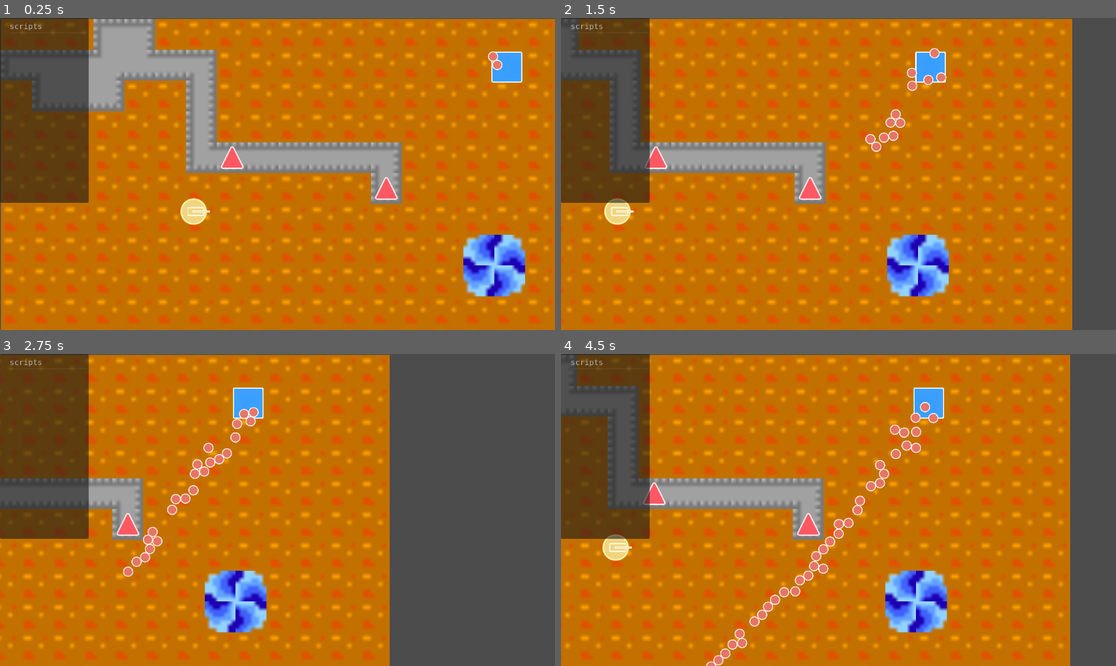
Above: before the commit, frames 1-4 (two rows, left to right).
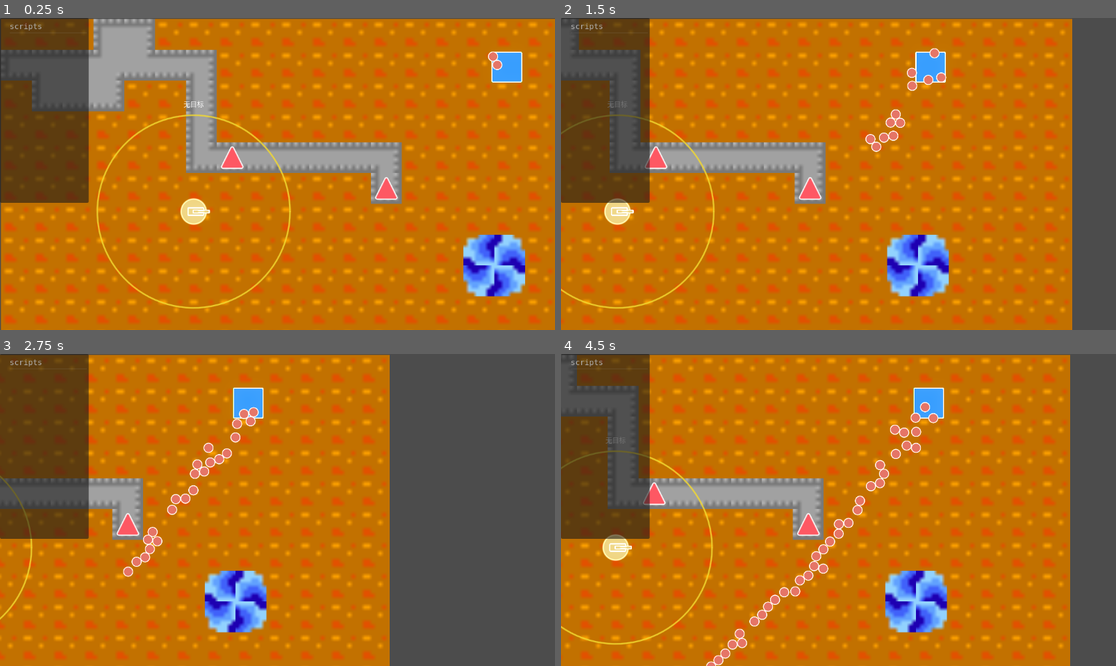
Above: after the commit, the same moments.

Repository: EEEEEEEEthan/BotDefence
Game: Godot game, scene res://Game.tscn
The game is run twice, just before and just after one commit, with the same random seed, the same clock (stepped at 60 frames per second) and the same inputs.
Inputs (mouse positions are in pixels of both pictures, inside the frame that each line leads up to):
- Up to frame 1 (0.25 s): no input
- Up to frame 2 (1.5 s): tap Enter at 0.5 s; move the mouse to (960, 158) at 0.52 s; hold D 0.53-1.25 s; hold Ctrl 0.53-1.25 s; click (960, 158) at 0.67 s; drag from (727, 189) to (810, 236) at 1.27 s
- Up to frame 3 (2.75 s): move the mouse to (333, 441) at 2.02 s; hold D from 2.03 s (still down); hold Ctrl from 2.03 s (still down); click (333, 441) at 2.17 s
- Up to frame 4 (4.5 s): release D at 2.75 s; release Ctrl at 2.75 s; drag from (810, 572) to (672, 463) at 2.77 s; move the mouse to (1005, 556) at 3.52 s; hold A 3.53-4.25 s; hold Ctrl 3.53-4.25 s; click (1005, 556) at 3.67 s; drag from (672, 463) to (755, 432) at 4.27 s

The runs differ from the first frame. In frame 1, 0.7% of the frame differs, in the area x 17-53%, y 26-94%; in frame 2, 0.5%; in frame 3, 0.1%; in frame 4, 0.5%.

Commit message:
Refactor Tower logic and enhance debug features
- Updated Tower.gd to include debug drawing options, allowing visualization of detection radius and closest monster in the editor.
- Modified Tower.tscn to enable debug features and set initial parameters for detection radius and drawing behavior.
- Renamed RoundedRect node in RoundedRect.tscn for consistency and adjusted shader parameters for improved visual representation.

Diff:
--- a/Geometry/RoundedRect.tscn
+++ b/Geometry/RoundedRect.tscn
@@ -156,7 +156,8 @@
 	set_instance_shader_parameter(&\"outline_soft\", outline_soft)
 "
 
-[node name="RoundedRect9Slice" type="Sprite2D" unique_id=2143062605]
+[node name="RoundedRect" type="Sprite2D" unique_id=2143062605]
+process_mode = 4
 material = SubResource("ShaderMaterial_rounded_rect_9slice")
 instance_shader_parameters/corner_radius = 3.0
 instance_shader_parameters/fill_color = Color(0.22, 0.62, 1, 1)
--- a/Tower/Tower.gd
+++ b/Tower/Tower.gd
@@ -1,15 +1,33 @@
+@tool
 extends Node2D
+
+const GROUP_TOWER_DEBUG_PICK: String = "tower_debug_pick"
 
 ## 索敌半径（与 `intersect_shape` 的圆形查询一致）
 @export var detection_radius: float = 600.0
 ## 单次查询最多返回的碰撞体数量，应不小于场上怪物数量
 @export var max_monster_query_results: int = 128
 
+@export_group("调试绘制")
+## 开启后才会执行绘制逻辑（运行时还可受「仅聚焦时」限制）
+@export var debug_draw_enabled: bool = false
+## 运行时：仅在被鼠标点选聚焦后绘制；编辑器无法获知场景树选中，请用「编辑器中显示」
+@export var debug_draw_only_when_focused: bool = true
+## 在编辑器中显示索敌圆与连线（不依赖运行游戏）
+@export var debug_show_in_editor: bool = false
+## 左键点选塔的判定半径（世界单位）
+@export var debug_pick_radius: float = 80.0
+
 ## 怪物刚体在 `Monster.tscn` 中设为 collision_layer = 2
 const MONSTER_COLLISION_MASK: int = 2
 
 var _circle_shape: CircleShape2D
 var _shape_query: PhysicsShapeQueryParameters2D
+
+var _closest_monster: CollisionObject2D = null
+var _closest_distance: float = 0.0
+var _debug_focused: bool = false
+var _drew_debug_last_frame: bool = false
 
 
 func _ready() -> void:
@@ -19,17 +37,119 @@
 	_shape_query.collision_mask = MONSTER_COLLISION_MASK
 	_shape_query.collide_with_areas = false
 	_shape_query.collide_with_bodies = true
+	add_to_group(GROUP_TOWER_DEBUG_PICK)
+	set_process_unhandled_input(true)
+	set_process(Engine.is_editor_hint())
+
+
+func _process(_delta: float) -> void:
+	if not Engine.is_editor_hint():
+		return
+	if debug_draw_enabled and debug_show_in_editor:
+		_refresh_closest_monster()
+	if _drew_debug_last_frame or (debug_draw_enabled and debug_show_in_editor):
+		queue_redraw()
 
 
 func _physics_process(_delta: float) -> void:
+	if Engine.is_editor_hint():
+		return
+	if debug_draw_enabled and (not debug_draw_only_when_focused or _debug_focused):
+		_refresh_closest_monster()
+	if _drew_debug_last_frame or _should_draw_debug():
+		queue_redraw()
+
+
+func _unhandled_input(event: InputEvent) -> void:
+	if Engine.is_editor_hint():
+		return
+	if not debug_draw_enabled or not debug_draw_only_when_focused:
+		return
+	if not (event is InputEventMouseButton):
+		return
+	var mouse_button_event: InputEventMouseButton = event
+	if not mouse_button_event.pressed:
+		return
+	if mouse_button_event.button_index != MOUSE_BUTTON_LEFT:
+		return
+
+	var mouse_global: Vector2 = get_global_mouse_position()
+	var pick_radius_squared: float = debug_pick_radius * debug_pick_radius
+	var towers: Array[Node] = get_tree().get_nodes_in_group(GROUP_TOWER_DEBUG_PICK)
+
+	var focused_tower: Node2D = null
+	var closest_pick_distance_squared: float = INF
+
+	for tower_node in towers:
+		if not tower_node is Node2D:
+			continue
+		var tower_transform_node: Node2D = tower_node as Node2D
+		var distance_squared: float = tower_transform_node.global_position.distance_squared_to(mouse_global)
+		if distance_squared <= pick_radius_squared and distance_squared < closest_pick_distance_squared:
+			closest_pick_distance_squared = distance_squared
+			focused_tower = tower_transform_node
+
+	for tower_node in towers:
+		if not tower_node.has_method("_apply_debug_focus"):
+			continue
+		tower_node._apply_debug_focus(focused_tower == tower_node)
+
+
+func _apply_debug_focus(is_focused: bool) -> void:
+	_debug_focused = is_focused
+	if _drew_debug_last_frame or _should_draw_debug():
+		queue_redraw()
+
+
+func _should_draw_debug() -> bool:
+	if not debug_draw_enabled:
+		return false
+	if Engine.is_editor_hint():
+		return debug_show_in_editor
+	if debug_draw_only_when_focused:
+		return _debug_focused
+	return true
+
+
+func _draw() -> void:
+	var should_draw: bool = _should_draw_debug()
+	if should_draw:
+		var range_color: Color = Color(0.95, 0.85, 0.2, 0.85)
+		draw_arc(Vector2.ZERO, detection_radius, 0.0, TAU, 96, range_color, 2.0, true)
+
+		if _closest_monster != null and is_instance_valid(_closest_monster):
+			var monster_local: Vector2 = to_local(_closest_monster.global_position)
+			draw_line(Vector2.ZERO, monster_local, Color(1.0, 0.35, 0.25, 0.95), 2.0, true)
+			var distance_label: String = "%.1f" % _closest_distance
+			_draw_centered_debug_label(distance_label, Vector2(0.0, -detection_radius - 18.0), 14)
+		else:
+			_draw_centered_debug_label("无目标", Vector2(0.0, -detection_radius - 18.0), 14)
+
+	_drew_debug_last_frame = should_draw
+
+
+func _draw_centered_debug_label(label_text: String, label_position: Vector2, font_size: int) -> void:
+	var label_font: Font = ThemeDB.fallback_font
+	var text_width: float = label_font.get_string_size(label_text, HORIZONTAL_ALIGNMENT_LEFT, -1, font_size).x
+	var adjusted_position: Vector2 = label_position - Vector2(text_width * 0.5, 0.0)
+	draw_string(label_font, adjusted_position, label_text, HORIZONTAL_ALIGNMENT_LEFT, -1, font_size)
+
+
+func _refresh_closest_monster() -> void:
 	_circle_shape.radius = detection_radius
 	_shape_query.transform = global_transform
 
-	var direct_space_state: PhysicsDirectSpaceState2D = get_world_2d().direct_space_state
+	var world_2d: World2D = get_world_2d()
+	if world_2d == null:
+		_closest_monster = null
+		_closest_distance = 0.0
+		return
+
+	var direct_space_state: PhysicsDirectSpaceState2D = world_2d.direct_space_state
 	var intersection_results: Array = direct_space_state.intersect_shape(_shape_query, max_monster_query_results)
 
 	var tower_position: Vector2 = global_position
-	var closest_monster: CollisionObject2D = null
+	var closest: CollisionObject2D = null
 	var closest_distance_squared: float = INF
 
 	for intersection_entry in intersection_results:
@@ -40,10 +160,10 @@
 		var distance_squared: float = tower_position.distance_squared_to(collision_object.global_position)
 		if distance_squared < closest_distance_squared:
 			closest_distance_squared = distance_squared
-			closest_monster = collision_object
+			closest = collision_object
 
-	if closest_monster == null:
-		print("[%s] 索敌范围内无怪物" % name)
+	_closest_monster = closest
+	if closest == null:
+		_closest_distance = 0.0
 	else:
-		var distance: float = sqrt(closest_distance_squared)
-		print("[%s] 最近怪物: %s 距离: %.1f" % [name, closest_monster.name, distance])
+		_closest_distance = sqrt(closest_distance_squared)
--- a/Tower/Tower.tscn
+++ b/Tower/Tower.tscn
@@ -6,6 +6,10 @@
 
 [node name="Tower" type="Node2D" unique_id=476951934]
 script = ExtResource("1_tower_gd")
+detection_radius = 200.0
+debug_draw_enabled = true
+debug_draw_only_when_focused = false
+debug_show_in_editor = true
 
 [node name="Sprite2D" parent="." unique_id=704267330 instance=ExtResource("2_q2uad")]
 instance_shader_parameters/fill_color = Color(0.942539, 0.83772254, 0.50662106, 1)
@@ -17,19 +21,25 @@
 [node name="RoundedRect9Slice2" parent="." unique_id=2143062605 instance=ExtResource("3_pxrlm")]
 instance_shader_parameters/corner_radius = 2.5
 instance_shader_parameters/fill_color = Color(0.9411765, 0.8392157, 0.5058824, 1)
+instance_shader_parameters/outline_width = 2.0
 instance_shader_parameters/rect_size = Vector2(35.25, 18.000002)
 position = Vector2(4.375, -5.066395e-07)
 scale = Vector2(35.25, 18.000002)
 rect_size = Vector2(35.25, 18.000002)
 corner_radius = 2.5
 fill_color = Color(0.9411765, 0.8392157, 0.5058824, 1)
+outline_width = 2.0
 
 [node name="RoundedRect9Slice" parent="." unique_id=1282808662 instance=ExtResource("3_pxrlm")]
-instance_shader_parameters/corner_radius = 2.5
+instance_shader_parameters/corner_radius = 2.0
 instance_shader_parameters/fill_color = Color(0.9411765, 0.8392157, 0.5058824, 1)
-instance_shader_parameters/rect_size = Vector2(36.5, 5)
+instance_shader_parameters/outline_soft = 0.0
+instance_shader_parameters/outline_width = 2.0
+instance_shader_parameters/rect_size = Vector2(36.5, 8)
 position = Vector2(15.749998, -5.9604645e-08)
-scale = Vector2(36.5, 5)
-rect_size = Vector2(36.5, 5)
-corner_radius = 2.5
+scale = Vector2(36.5, 8)
+rect_size = Vector2(36.5, 8)
+corner_radius = 2.0
 fill_color = Color(0.9411765, 0.8392157, 0.5058824, 1)
+outline_width = 2.0
+outline_soft = 0.0
